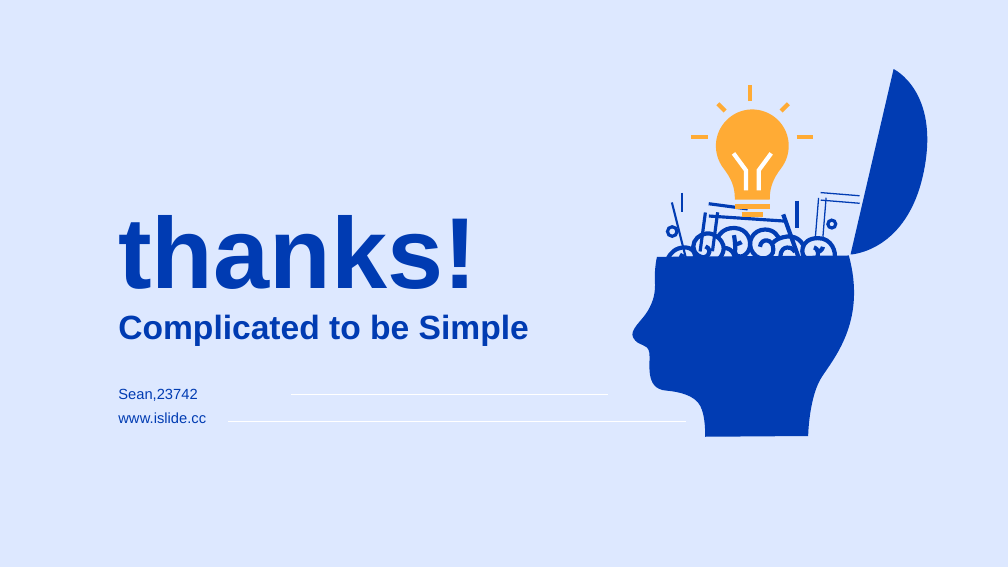
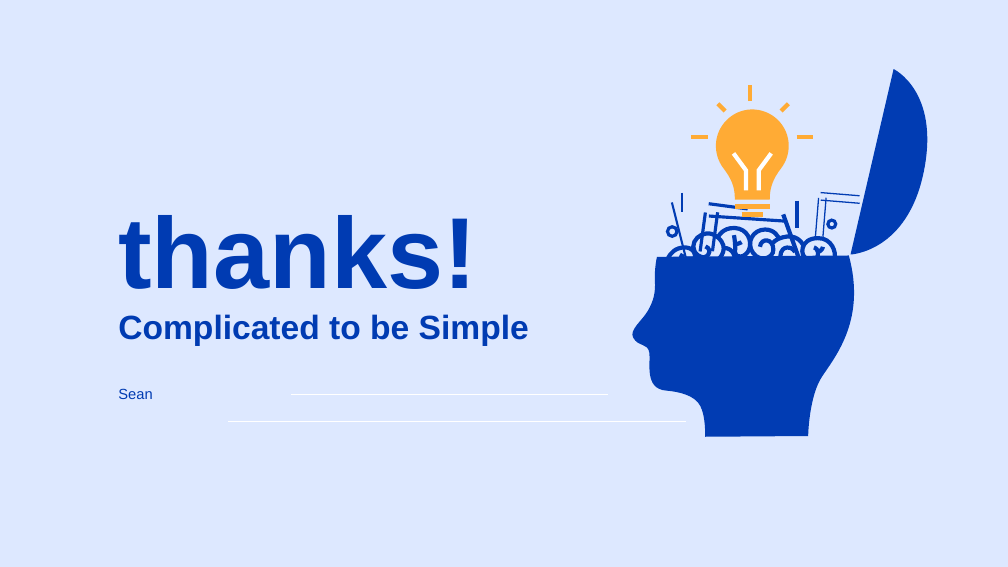
Before and after one commit to stereo720712/2020-11_2021-01_deep_learning_learn_report_record, a slide deck: slide 28 of 11_16_to_11_20_third/3.RNN.pptx. Drawn at 1008x567 pixels with LibreOffice and Linux fonts; fonts in the diff are those of the drawing. Boxes give left, top, right and bottom in pixels: in the first picture for what was removed or moved away, otherwise in the second. Text is boxed around its words. In the diff, an @@ line names an element or a change of style, - is before the commit and + after.

```diff
--- a/11_16_to_11_20_third/3.RNN.pptx
+++ b/11_16_to_11_20_third/3.RNN.pptx
@@ text at (118,388,152,399): text changed @@
-Sean,23742
+Sean
@@ text removed at (118,412,206,423) @@
-ww w.islide.cc
```
Also in this commit, not shown: 1 other file.
